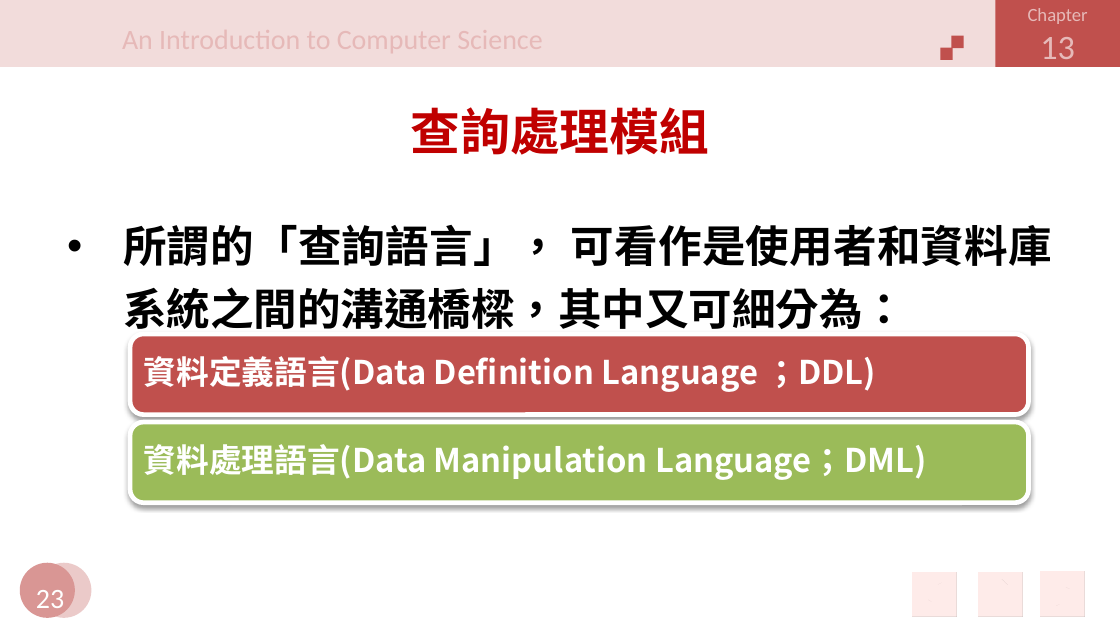
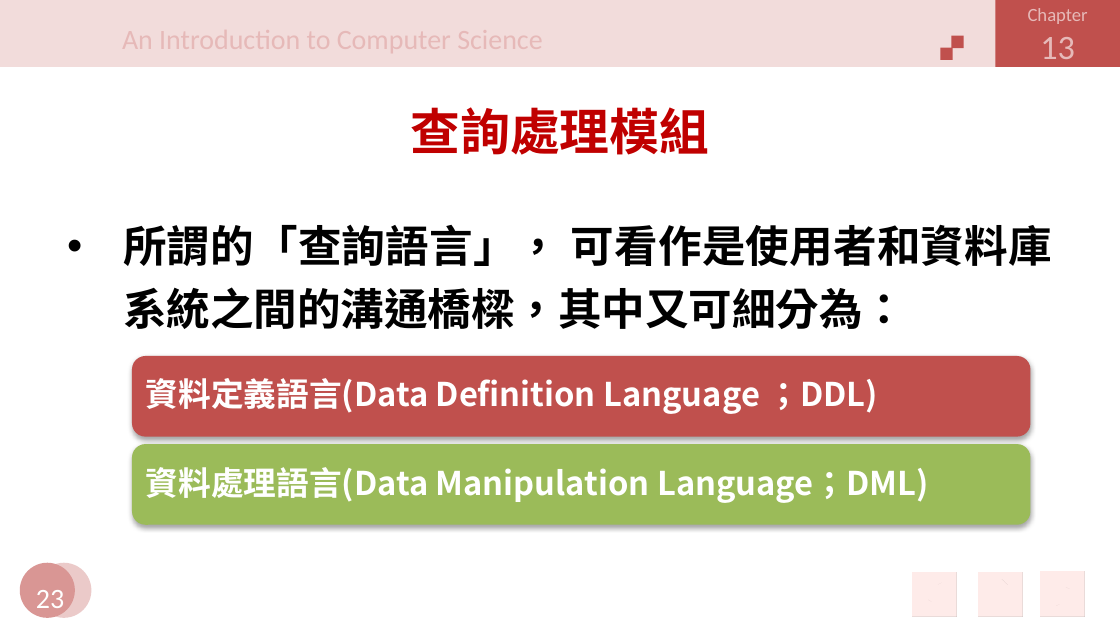
Before and after one commit to jiaweichang/biography, a slide deck: slide 23 of slides/11402/Introduction to Computer/CH13.pptx. Drawn at 1120x630 pixels with LibreOffice and Linux fonts; fonts in the diff are those of the drawing; background and template pictures are left out. Boxes give left, top, right and bottom in pixels: in the first picture for what was removed or moved away, otherwise in the second. Text is boxed around its words. In the diff, an @@ line names an element or a change of style, - is before the commit and + after.

```diff
--- a/slides/11402/Introduction to Computer/CH13.pptx
+++ b/slides/11402/Introduction to Computer/CH13.pptx
@@ 2 texts, 1 rounded rectangle: place and size @@
-2 texts, 1 rounded rectangle at (130,334,1028,480)
+2 texts, 1 rounded rectangle at (132,356,1030,503)
@@ rounded rectangle at (132,356,1030,437): outline #FFFFFF 3 pt to none; shadow changed @@
@@ rounded rectangle at (132,445,1030,525): outline #FFFFFF 3 pt to none; shadow changed @@
@@ rounded rectangle: place and size @@
-rounded rectangle at (130,422,1028,503)
+rounded rectangle at (132,445,1030,525)
```
Also in this commit, not shown: 22 other slides changed, 7 other files.
